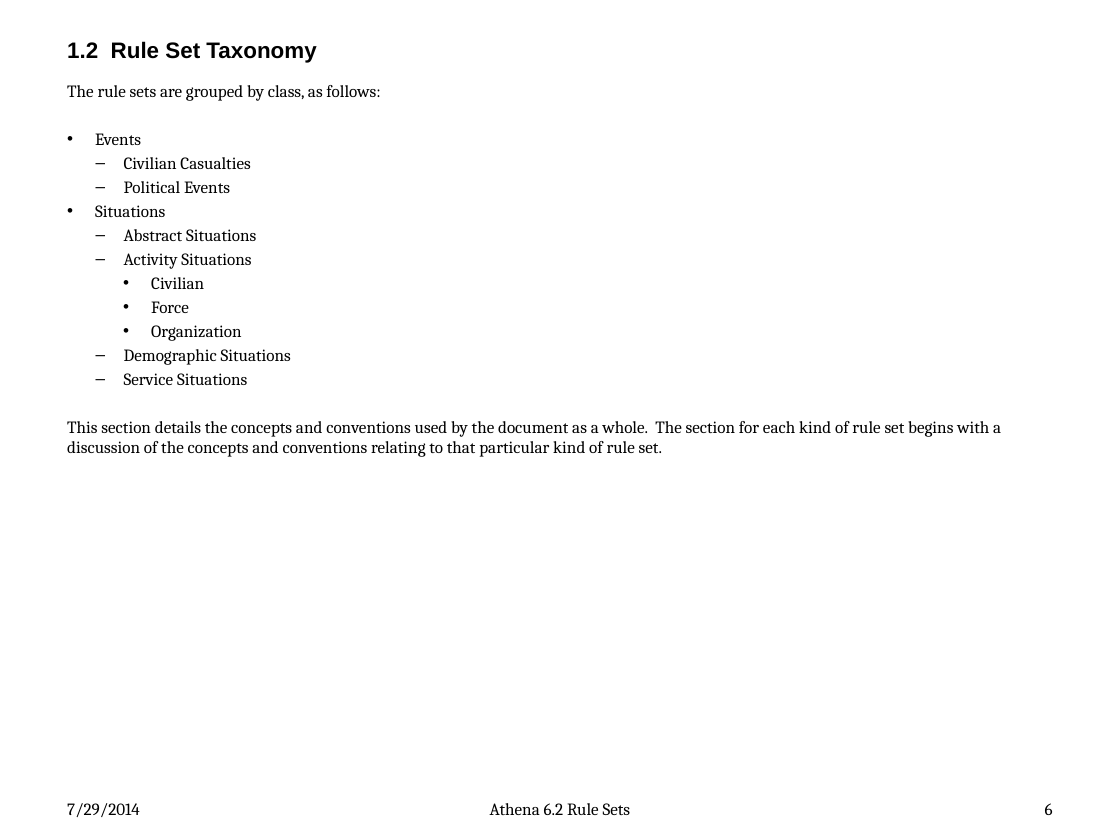
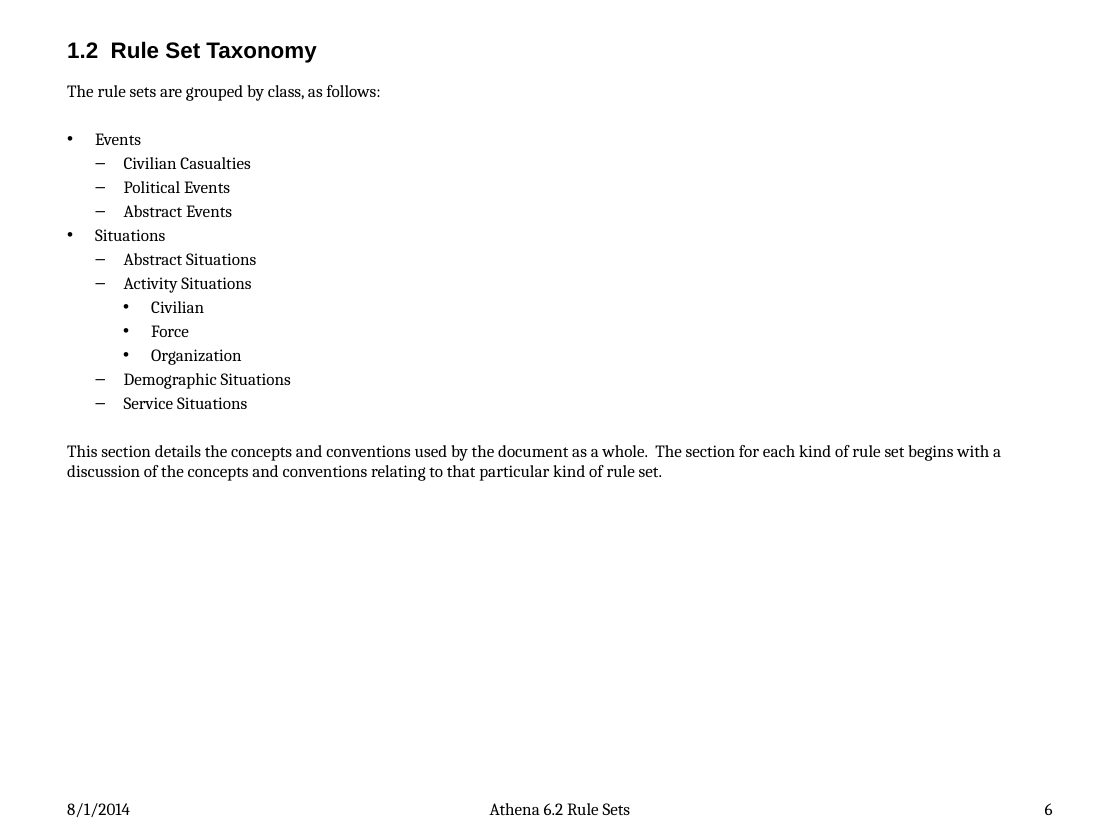
Before and after one commit to AthenaModel/athena-legacy, a slide deck: slide 6 of docs/dev/rules.pptx. Drawn at 1120x840 pixels with LibreOffice and Linux fonts; fonts in the diff are those of the drawing. Boxes give left, top, right and bottom in pixels: in the first picture for what was removed or moved away, otherwise in the second. Text is boxed around its words. In the diff, an @@ line names an element or a change of style, - is before the commit and + after.

Commit message:
Fixed Bug #{4561}
Added the new rule sets with their model parameters, updated the relevant
enumerations, added a test suite, and updated the Rules document.

```diff
--- a/docs/dev/rules.pptx
+++ b/docs/dev/rules.pptx
@@ text at box(124, 205, 232, 217): paragraph added @@
+  – Abstract Events
@@ text at box(67, 803, 130, 817): text changed @@
-7/29/2014
+8/1/2014
```
Also in this commit, not shown: 72 other slides changed, 7 slides added, 6 other files.
